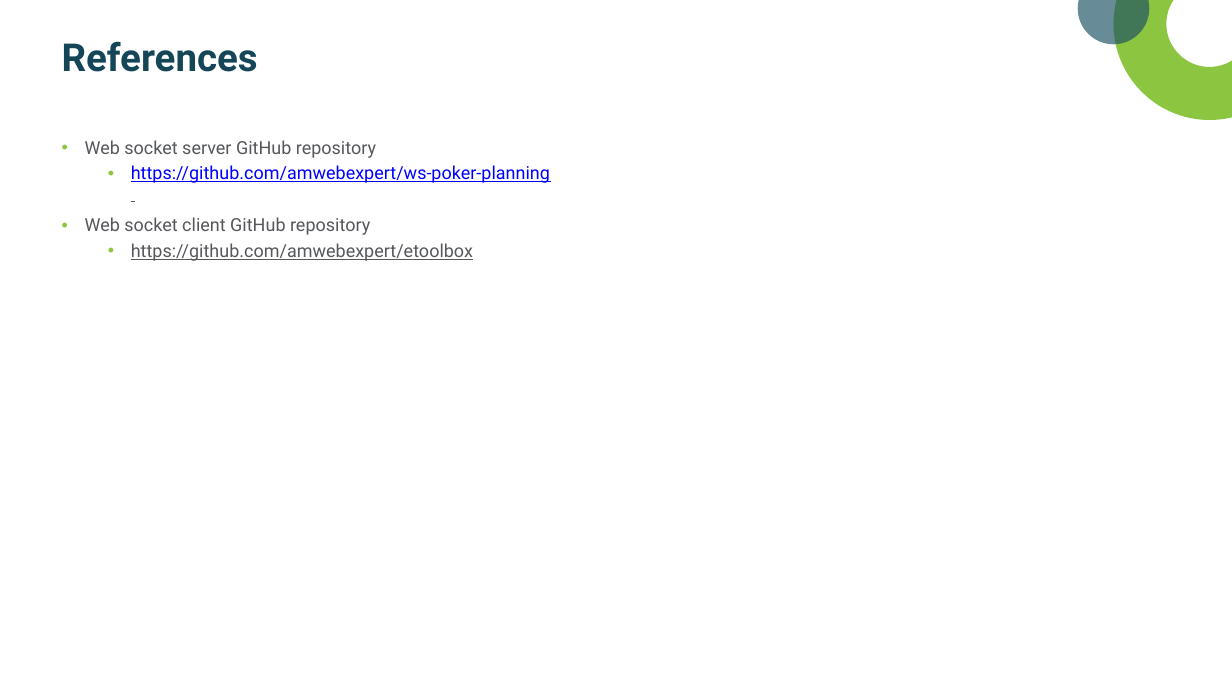
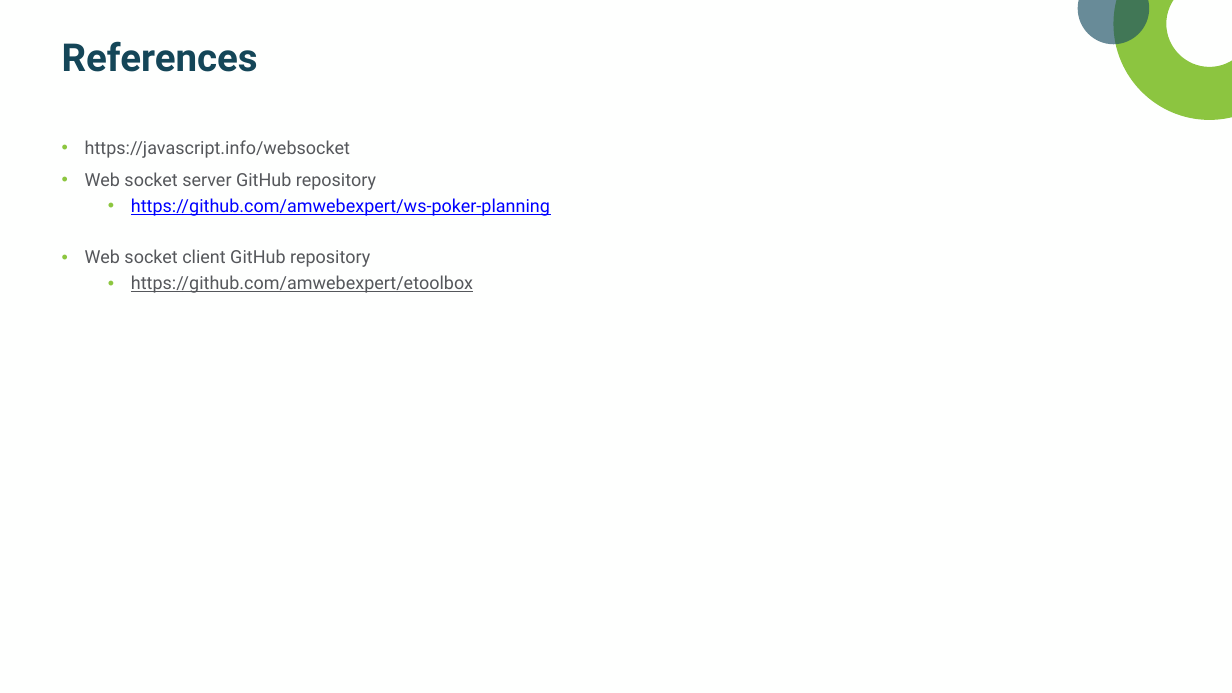
Before and after one commit to amwebexpert/ws-poker-planning, a slide deck: slide 14 of docs/L&L WebSockets tutorial 2022-10-06.pptx (slide 13 before the commit). Drawn at 1232x693 pixels with LibreOffice and Linux fonts; fonts in the diff are those of the drawing; background and template pictures are left out. Boxes give left, top, right and bottom in pixels: in the first picture for what was removed or moved away, otherwise in the second. Text is boxed around its words. In the diff, an @@ line names an element or a change of style, - is before the commit and + after.

```diff
--- a/docs/L&L WebSockets tutorial 2022-10-06.pptx
+++ b/docs/L&L WebSockets tutorial 2022-10-06.pptx
@@ text at bbox=[85, 140, 350, 158]: paragraph added @@
+• https://javascript.info/websocket
```
Also in this commit, not shown: 12 other slides changed, 1 slide added, 4 other files.
